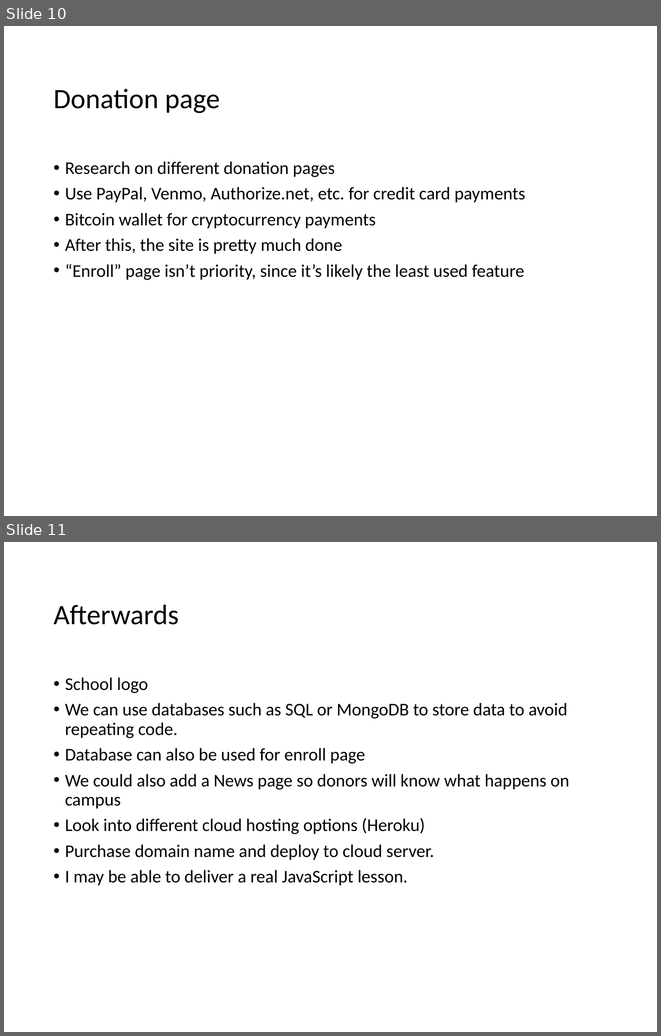
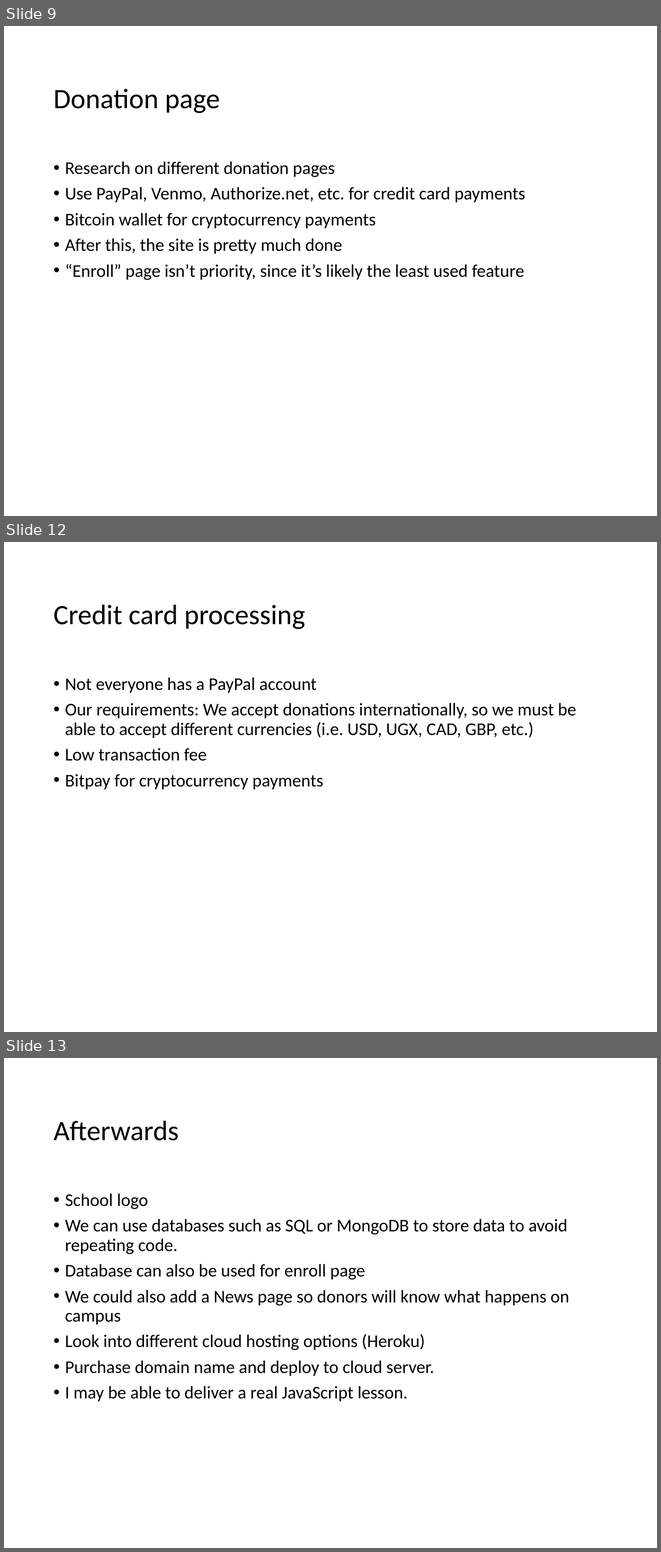
Before and after one commit to rpham2234/bfiaps, a slide deck: Mukono web development slide.pptm. Shown one above the other, each under a label of ours: slides 10 and 11 before the commit, slides 9, 12 and 13 after it; the slides between them are not shown. The pictures are 661x1036 and 661x1552 pixels, drawn with LibreOffice and Linux fonts; fonts in the diff are those of the drawing; background and template pictures are left out. Boxes give left, top, right and bottom in pixels: in the first picture for what was removed or moved away, otherwise in the second. Text is boxed around its words. In the diff, an @@ line names an element or a change of style, - is before the commit and + after.

```diff
--- a/Mukono web development slide.pptm
+++ b/Mukono web development slide.pptm
@@ slide 12 added at <box>4,542,657,1032</box>, background picture (left out) @@
@@ title added at <box>53,605,305,629</box>, 44 pt, text #000000 @@
+Credit card processing
@@ text added at <box>65,677,576,790</box>, 28 pt, text #000000 @@
+• Not everyone has a PayPal account
+• Our requirements: We accept donations internationally, so we must be able to accept different currencies (i.e. USD, UGX, CAD, GBP, etc.)
+• Low transaction fee
+• Bitpay for cryptocurrency payments
@@ what was slide 10 is now slide 9 @@
@@ what was slide 11 is now slide 13 @@
```
Also in this commit, not shown: 2 other slides added, 1 slide removed, 2 other files.
